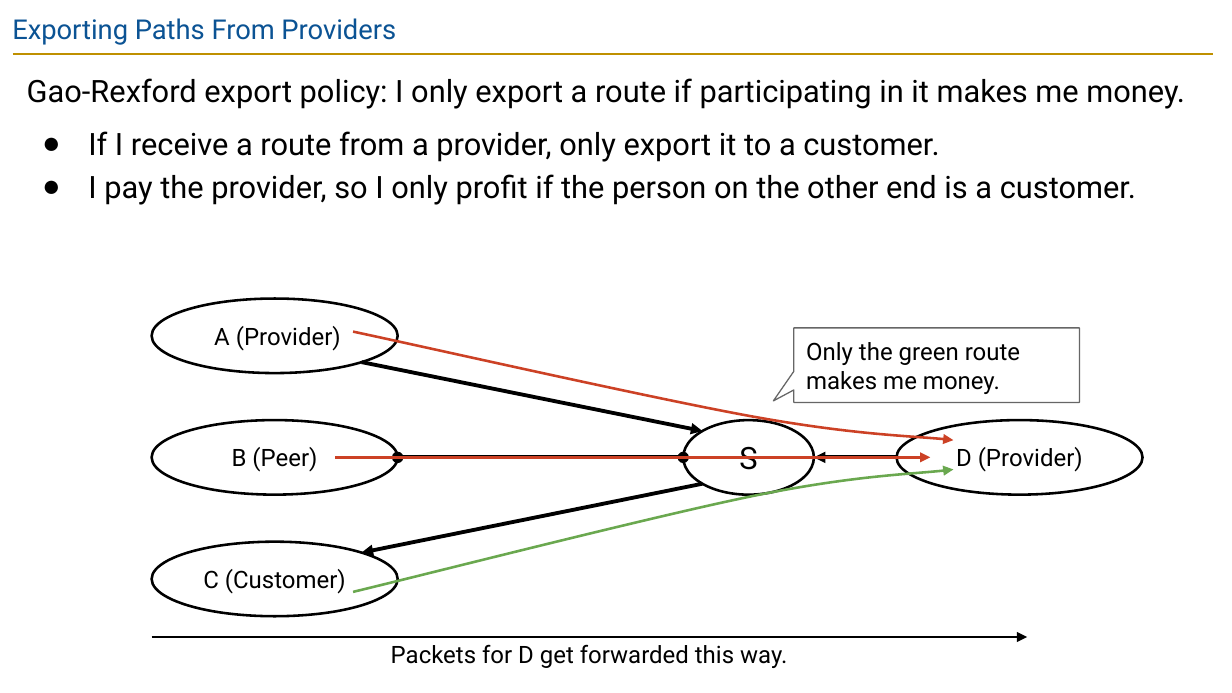
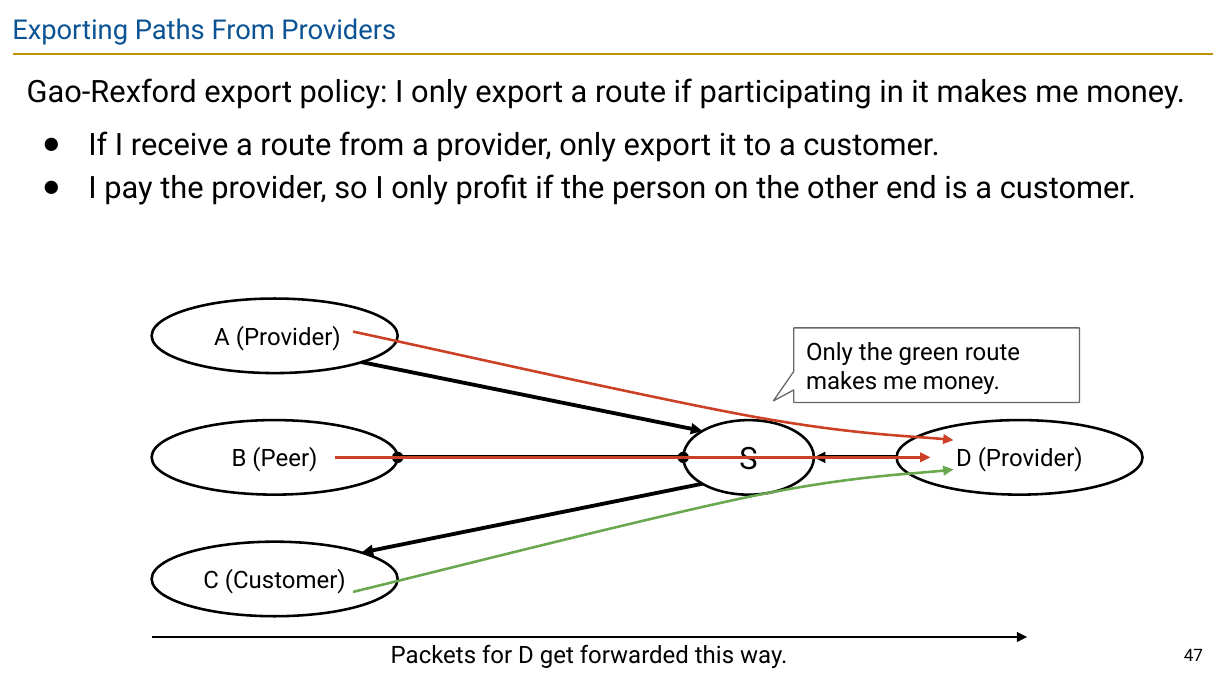
Before and after one commit to guhofstra/CSC175Sp26, a slide deck: slide 47 of PPTs/Lecture 8 - Inter-Domain Routing.pptx (slide 49 before the commit). Drawn at 1232x693 pixels with LibreOffice and Linux fonts; fonts in the diff are those of the drawing. Boxes give left, top, right and bottom in pixels: in the first picture for what was removed or moved away, otherwise in the second. Text is boxed around its words. In the diff, an @@ line names an element or a change of style, - is before the commit and + after.

```diff
--- a/PPTs/Lecture 8 - Inter-Domain Routing.pptx
+++ b/PPTs/Lecture 8 - Inter-Domain Routing.pptx
@@ page number added at (x1=1184, y1=648, x2=1203, y2=661), 10 pt, text #000000 @@
+47
```
Also in this commit, not shown: 55 other slides changed, 2 slides removed, 2 other files.
